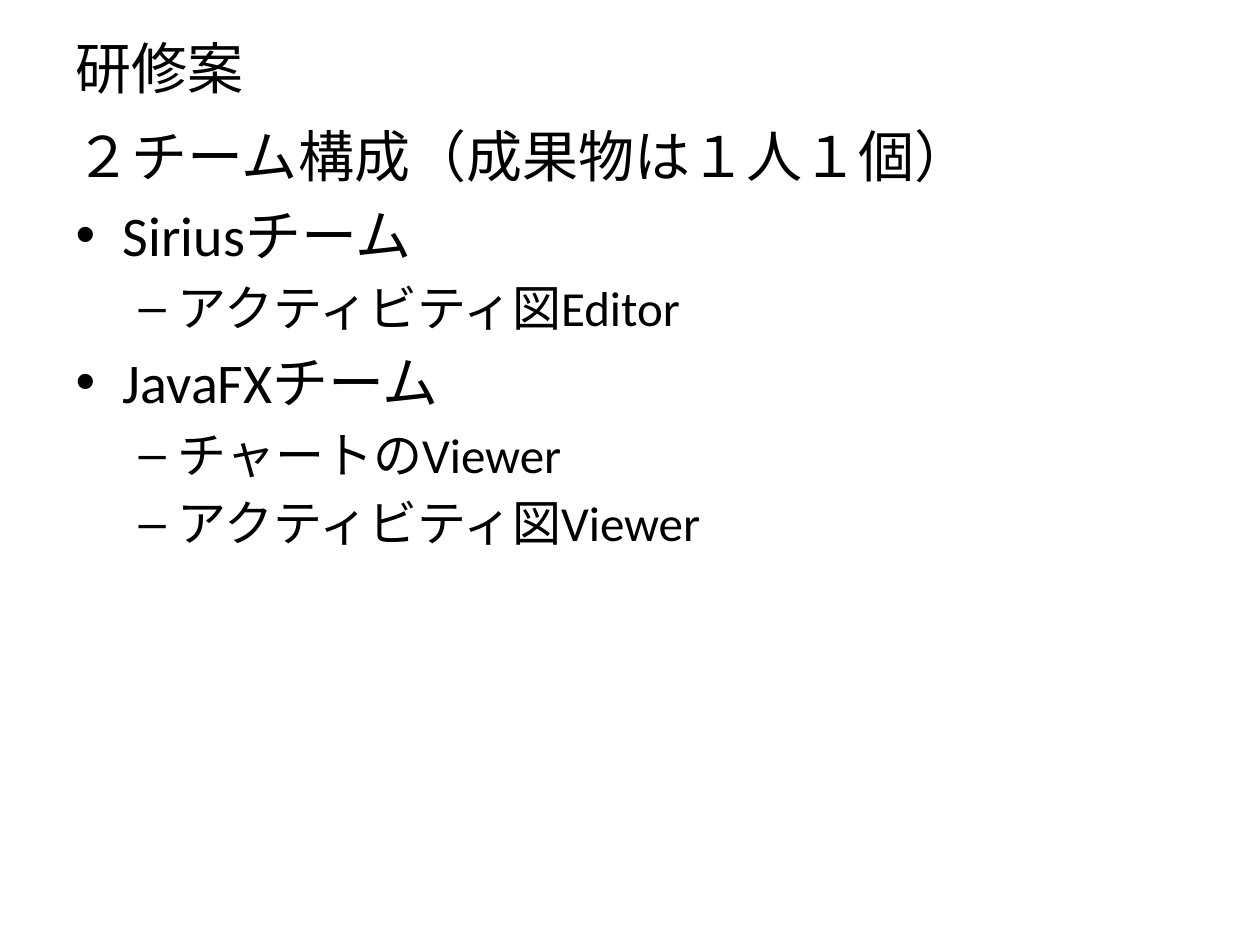
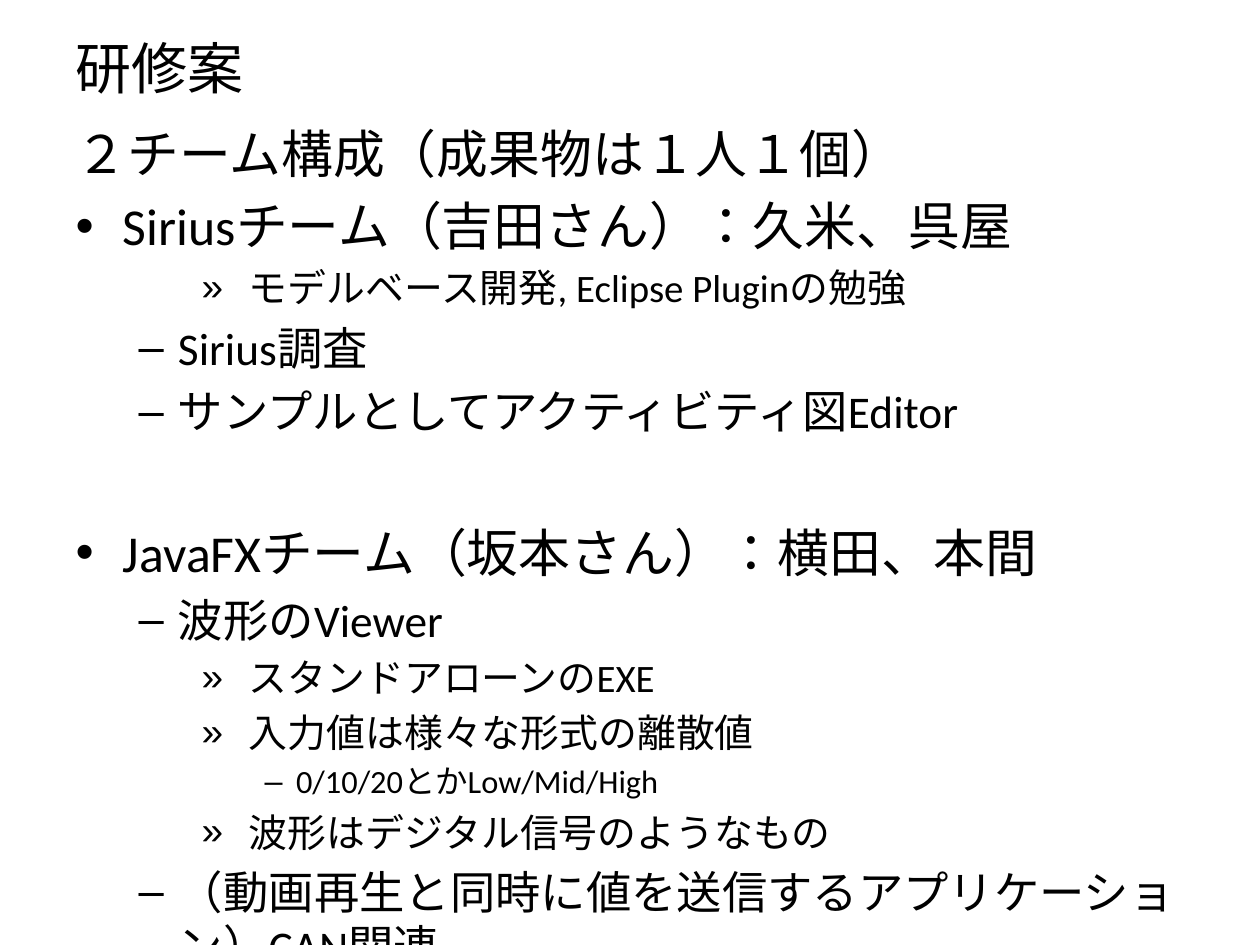
Before and after one commit to N-Saito/Training, a slide deck: slide 4 of 新人研修.pptx (slide 5 before the commit). Drawn at 1260x945 pixels with LibreOffice and Linux fonts; fonts in the diff are those of the drawing. Boxes give left, top, right and bottom in pixels: in the first picture for what was removed or moved away, otherwise in the second. Text is boxed around its words. In the diff, an @@ line names an element or a change of style, - is before the commit and + after.

```diff
--- a/新人研修.pptx
+++ b/新人研修.pptx
@@ text at [76, 129, 904, 178]: size 32 to 29.6 pt in "２チーム構成（成果物は１人１個）" @@
@@ text at [123, 203, 1175, 913]: text changed; size 28 to 25.9 pt @@
-• Siriusチーム
-  – アクティビティ図Editor
-• JavaFXチーム
-  – チャートのViewer
-  – アクティビティ図Viewer
+• Siriusチーム（吉田さん）：久米、呉屋
+    » モデルベース開発, Eclipse Pluginの勉強
+  – Sirius調査
+  – サンプルとしてアクティビティ図Editor
+• JavaFXチーム（坂本さん）：横田、本間
+  – 波形のViewer
+    » スタンドアローンのEXE
+    » 入力値は様々な形式の離散値
+      – 0/10/20とかLow/Mid/High
+    » 波形はデジタル信号のようなもの
+  – （動画再生と同時に値を送信するアプリケーション）CAN関連
```
Also in this commit, not shown: 6 other slides changed, 1 other file.
